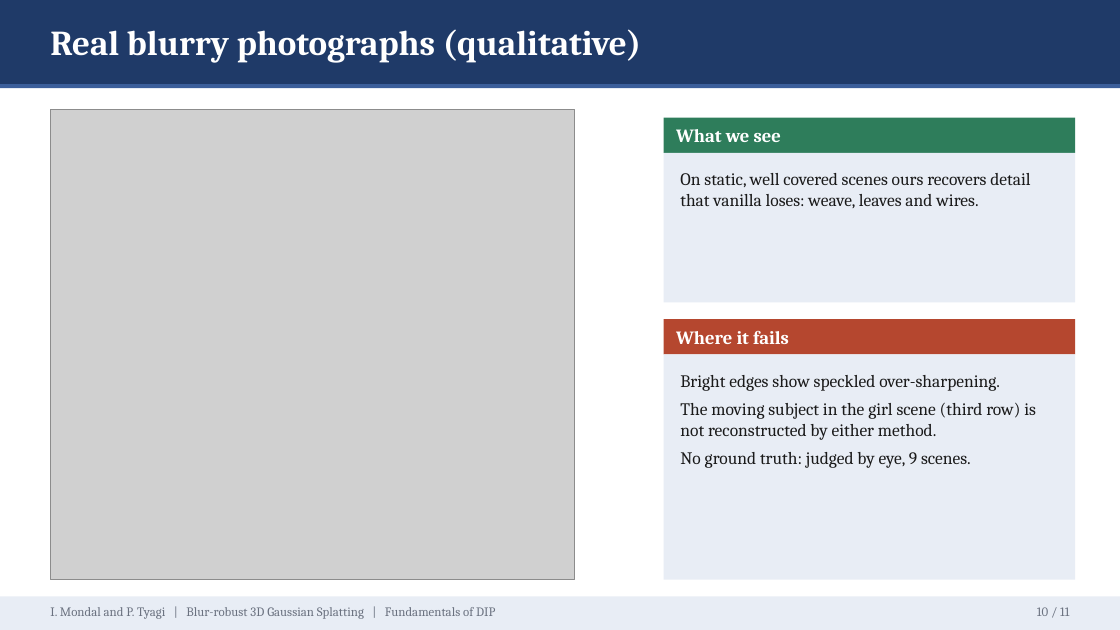
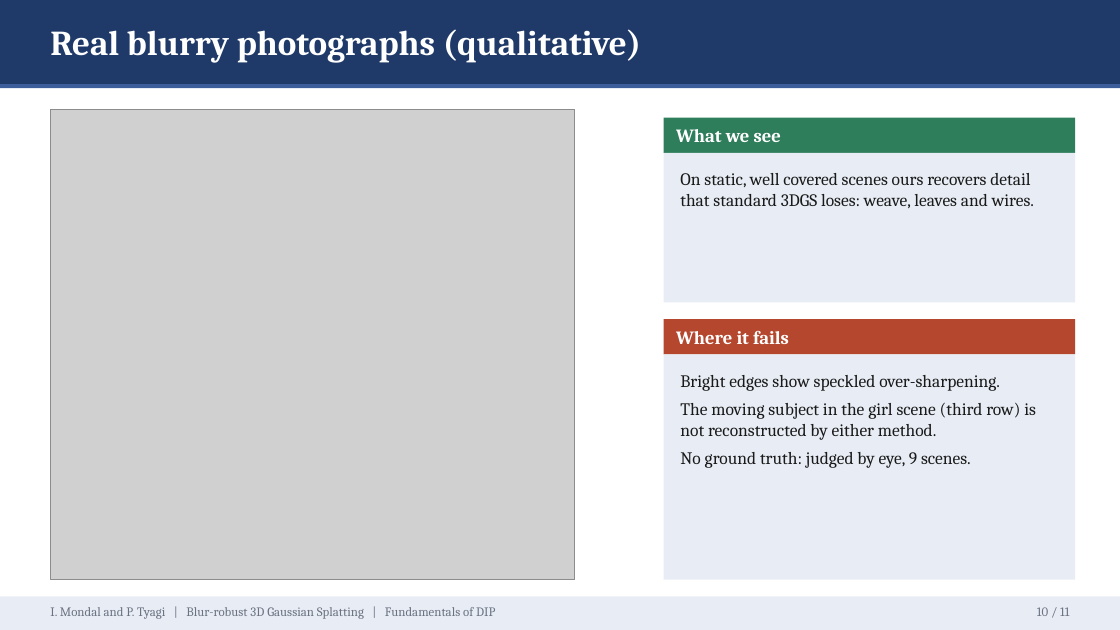
Before and after one commit to IshaanM05/blur-robust-3dgs, a slide deck: slide 10 of docs/slides.pptx. Drawn at 1120x630 pixels with LibreOffice and Linux fonts; fonts in the diff are those of the drawing; grey boxes stand for pictures. Boxes give left, top, right and bottom in pixels: in the first picture for what was removed or moved away, otherwise in the second. Text is boxed around its words. In the diff, an @@ line names an element or a change of style, - is before the commit and + after.

```diff
--- a/docs/slides.pptx
+++ b/docs/slides.pptx
@@ text at bbox=[680, 173, 1034, 208]: text changed @@
-On static, well covered scenes ours recovers detail that vanilla loses: weave, leaves and wires.
+On static, well covered scenes ours recovers detail that standard 3DGS loses: weave, leaves and wires.
```
Also in this commit, not shown: 8 other slides changed, 1 other file.
